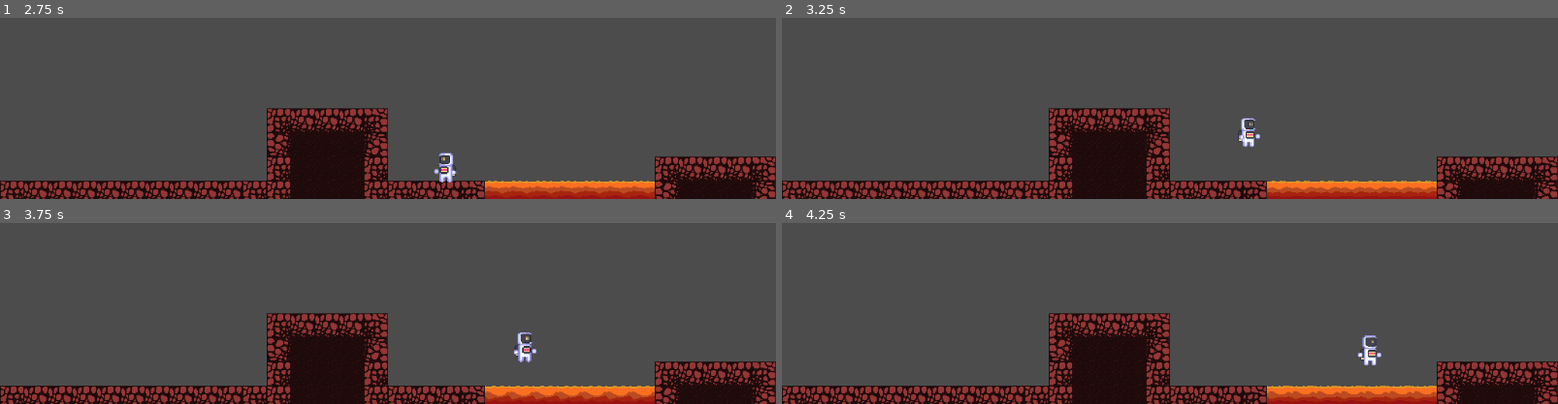
Above: before the commit, frames 1-4 (two rows, left to right).
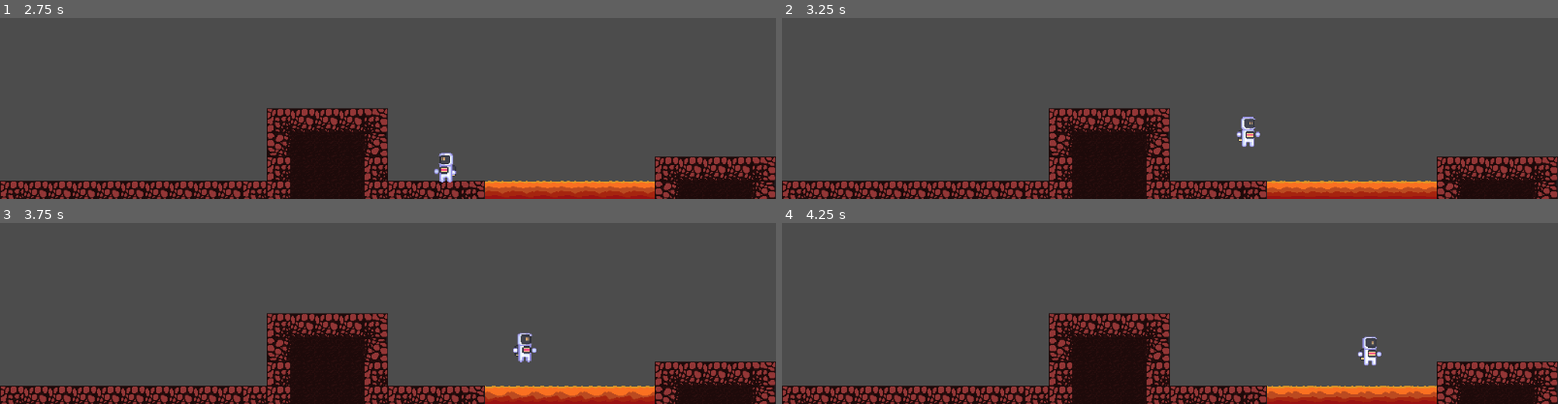
Above: after the commit, the same moments.

Repository: Madhavaprasath/JamTeam
Game: Godot game, scene res://test.tscn
The game is run twice, just before and just after one commit, with the same random seed, the same clock (stepped at 60 frames per second) and the same inputs. The project has no main scene, so this scene is started directly.
Inputs:
- Up to frame 1 (2.75 s): hold Space (space) 0.53-1.28 s; hold Right (ui_right) 0.53-2.03 s; tap Up (ui_up) at 0.77, 1.52 s; tap Space (space) at 1.35 s; hold Left (ui_left) from 2.03 s (still down); hold Space (space) from 2.03 s (still down)
- Up to frame 2 (3.25 s): release Left (ui_left) at 2.78 s; release Space (space) at 2.78 s; hold Right (ui_right) from 2.78 s (still down); tap Space (space) at 2.85 s; tap Up (ui_up) at 3.02 s
- Up to frame 3 (3.75 s): keep holding Right (ui_right); hold Space (space) from 3.53 s (still down)
- Up to frame 4 (4.25 s): keep holding Right (ui_right); keep holding Space (space); tap Up (ui_up) at 3.77 s

Frame 1 is identical in both runs. In frame 2, 0.1% of the frame differs, in the area x 58-62%, y 54-72%; in frame 3, 0.1%; in frame 4, 0.1%.

Commit message:
Update Playersatemachines.gd

Diff:
--- a/src/Actor/Player/Player statemachine/Playersatemachines.gd
+++ b/src/Actor/Player/Player statemachine/Playersatemachines.gd
@@ -11,9 +11,7 @@
 		5:"Shooting"
 	},
 	"jet_pack":{
-		1:"jet_pack_idle",
-		2:"Jet_pack_run",
-		3:"Jet_pack_off"
+		1:"jet_pack_idle"
 		},
 	"otherstates":{}
 }
@@ -55,7 +53,7 @@
 				return states["foot"][1]
 			elif player.foot==false:
 				if player.velocity!=Vector2(0,0):
-					return states["jet_pack"][2]
+					return states["jet_pack"][1]
 		"Jump":
 			if player.velocity.y>0 and player.foot==true:
 				return states["foot"][4]
@@ -65,6 +63,9 @@
 			if player.velocity.y<0 and player.foot==true:
 				return states["foot"][3]
 			if player.is_on_floor() and player.foot==true:
+				return states["foot"][1]
+		"jet_pack_idle":
+			if player.foot==true:
 				return states["foot"][1]
 	return null
 func animation(state):
@@ -77,7 +78,8 @@
 			player.animation_player.play("Fall")
 		"Jump":
 			player.animation_player.play("Jump")
-
+		"jet_pack_idle":
+			player.animation_player.play()
 
 func _unhandled_input(event):
 	if event.is_action_pressed("space"):
